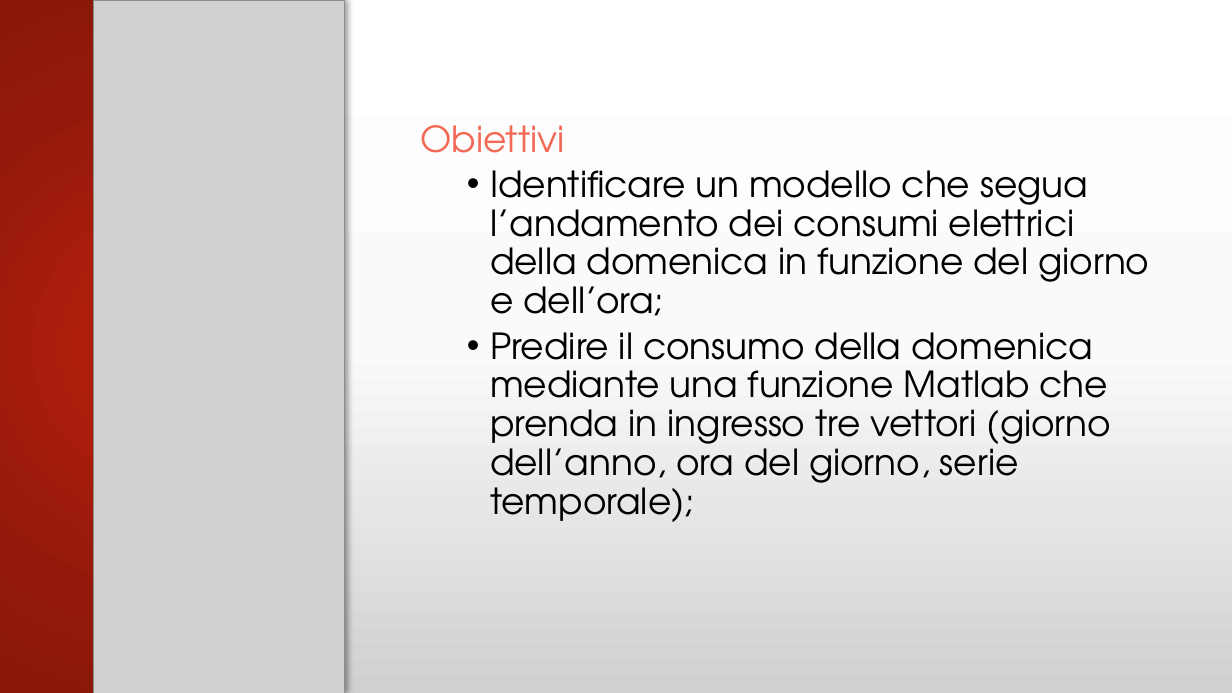
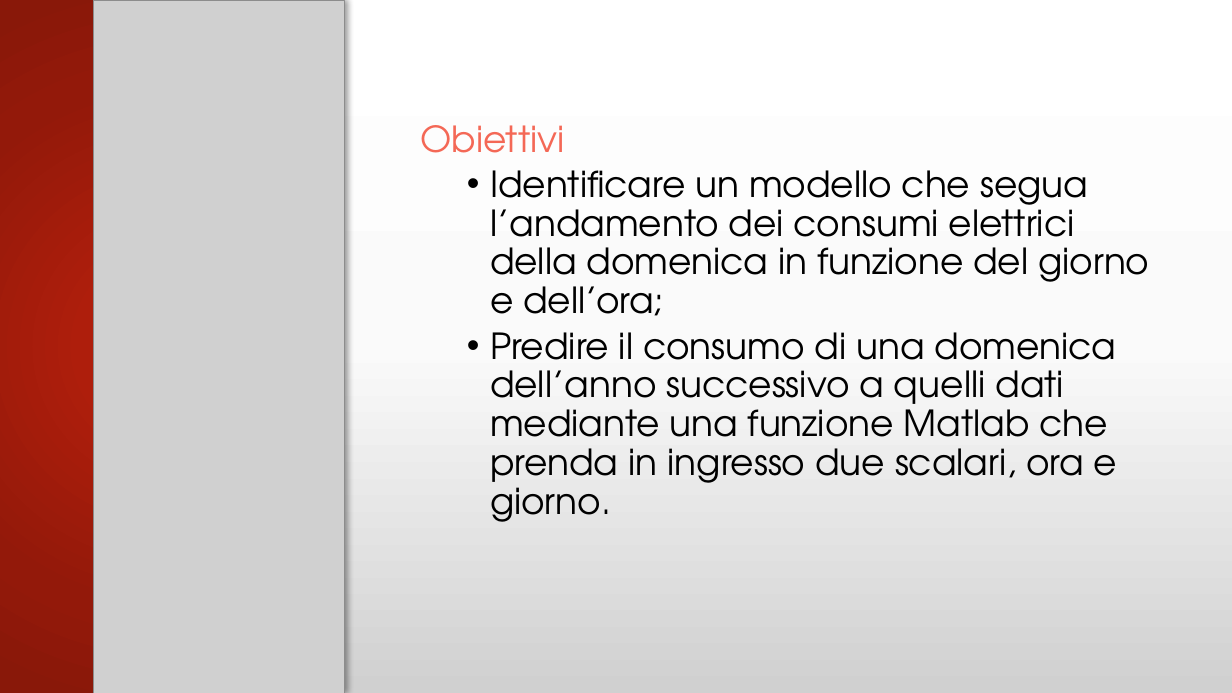
Before and after one commit to arrostini/predittoreDomeniche, a slide deck: slide 2 of progettomatlab.pptx. Drawn at 1232x693 pixels with LibreOffice and Linux fonts; fonts in the diff are those of the drawing; grey boxes stand for pictures; background and template pictures are left out. Boxes give left, top, right and bottom in pixels: in the first picture for what was removed or moved away, otherwise in the second. Text is boxed around its words. In the diff, an @@ line names an element or a change of style, - is before the commit and + after.

```diff
--- a/progettomatlab.pptx
+++ b/progettomatlab.pptx
@@ text at [490,332,1117,522]: text changed @@
-  • Predire il consumo della domenica mediante una funzione Matlab che prenda in ingresso tre vettori (giorno dell’anno, ora del giorno, serie temporale);
+  • Predire il consumo di una domenica dell’anno successivo a quelli dati mediante una funzione Matlab che prenda in ingresso due scalari, ora e giorno.
```
Also in this commit, not shown: 5 other slides changed, 10 slides added, 3 slides removed.
